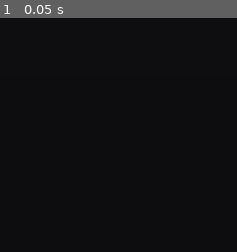
Above: before the commit, frame 1.
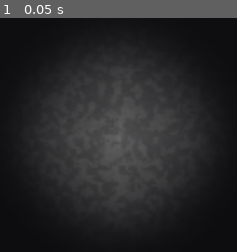
Above: after the commit, the same moment.

Repository: graydwarf/gc-shaders
Game: Godot game, scene res://examples.tscn
The game is run twice, just before and just after one commit, with the same random seed, the same clock (stepped at 60 frames per second) and the same inputs.
Inputs:
- Up to frame 1 (0.05 s): no input

The runs differ from the first frame. In frame 1, 39% of the frame differs, in the area x 12-88%, y 12-89%.

Commit message:
Removing uppercase names from project

Diff:
--- /dev/null
+++ b/default_env.tres
@@ -0,0 +1,7 @@
+[gd_resource type="Environment" load_steps=2 format=2]
+
+[sub_resource type="ProceduralSky" id=1]
+
+[resource]
+background_mode = 2
+background_sky = SubResource( 1 )
--- a/examples.tscn
+++ b/examples.tscn
@@ -2,7 +2,7 @@
 
 [ext_resource path="res://examples/stranger-things.tscn" type="PackedScene" id=1]
 
-[node name="Examples" type="PanelContainer"]
+[node name="examples" type="PanelContainer"]
 self_modulate = Color( 0.223529, 0.223529, 0.223529, 1 )
 anchor_right = 1.0
 anchor_bottom = 1.0
@@ -16,8 +16,7 @@
 "_edit_use_anchors_": false
 }
 
-[node name="StrangerThings" parent="." instance=ExtResource( 1 )]
-visible = false
+[node name="stranger-things" parent="." instance=ExtResource( 1 )]
 anchor_right = 0.0
 anchor_bottom = 0.0
 margin_left = 7.0
--- /dev/null
+++ b/examples/stranger-things.gd
@@ -0,0 +1,16 @@
+extends PanelContainer
+
+
+# Declare member variables here. Examples:
+# var a: int = 2
+# var b: String = "text"
+
+
+# Called when the node enters the scene tree for the first time.
+func _ready() -> void:
+	pass # Replace with function body.
+
+
+# Called every frame. 'delta' is the elapsed time since the previous frame.
+#func _process(delta: float) -> void:
+#	pass
--- a/examples/stranger-things.tscn
+++ b/examples/stranger-things.tscn
@@ -1,7 +1,8 @@
-[gd_scene load_steps=5 format=2]
+[gd_scene load_steps=6 format=2]
 
 [ext_resource path="res://assets/smoke3.png" type="Texture" id=1]
 [ext_resource path="res://assets/color3.png" type="Texture" id=2]
+[ext_resource path="res://examples/stranger-things.gd" type="Script" id=3]
 
 [sub_resource type="Shader" id=1]
 code = "shader_type canvas_item;
@@ -30,12 +31,13 @@
 shader_param/smokeColor = Color( 1, 1, 1, 1 )
 shader_param/noise_img = ExtResource( 2 )
 
-[node name="StrangerThings" type="PanelContainer"]
+[node name="stranger-things" type="PanelContainer"]
 self_modulate = Color( 0.223529, 0.223529, 0.223529, 1 )
 anchor_right = 1.0
 anchor_bottom = 1.0
 size_flags_horizontal = 3
 size_flags_vertical = 3
+script = ExtResource( 3 )
 __meta__ = {
 "_edit_use_anchors_": false
 }
Not shown, changed: gc-shaders.pck
